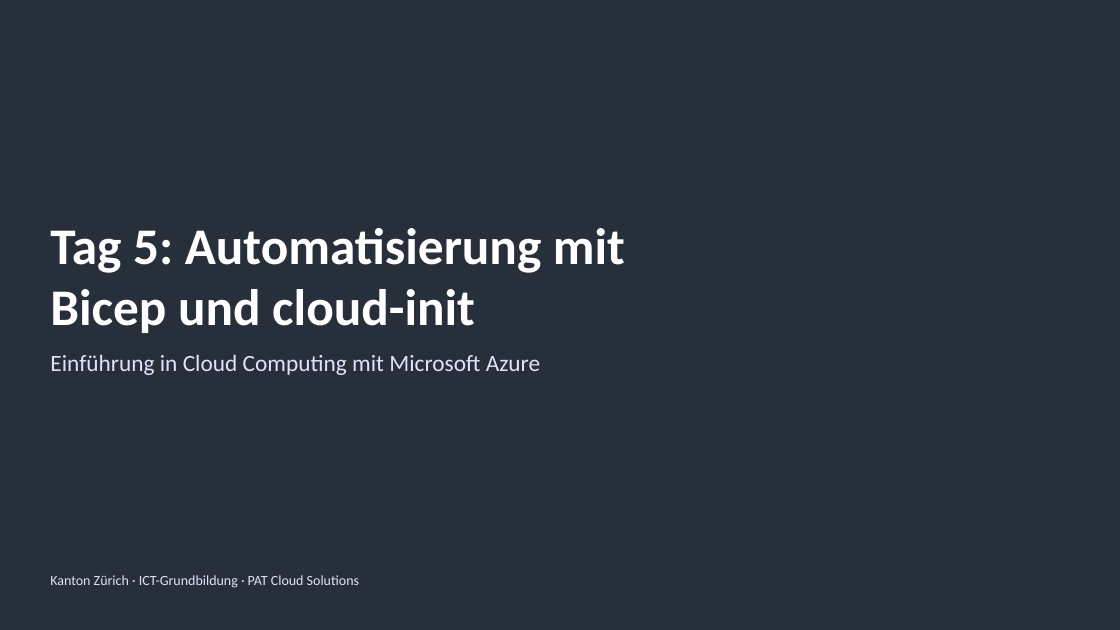
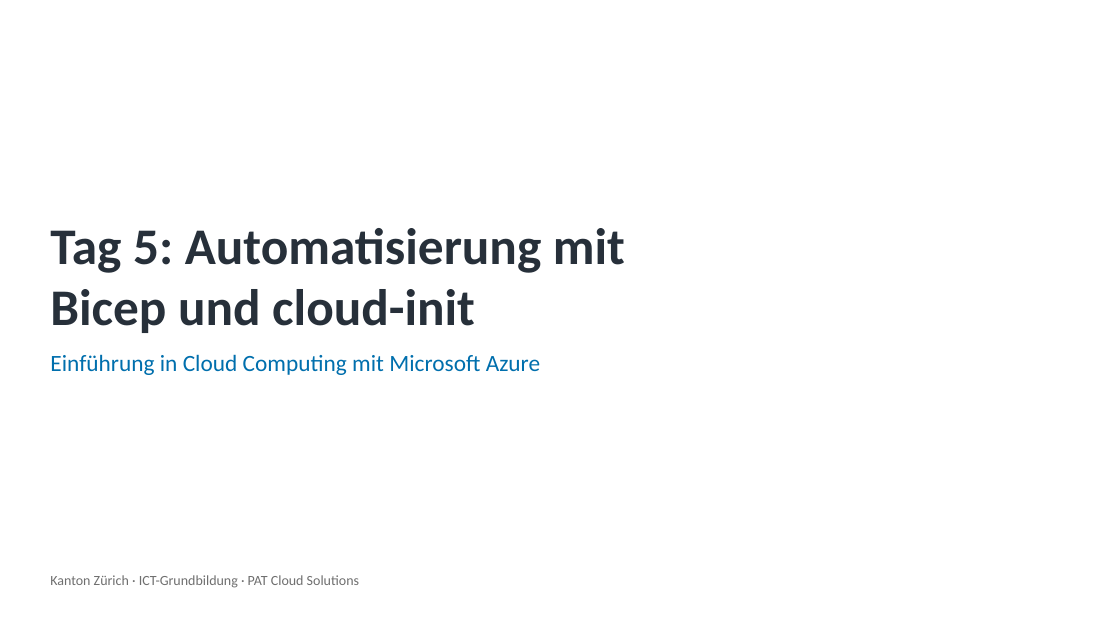
Before and after one commit to pat-teacher/azure-basics-training, a slide deck: slide 1 of praesentationen/tag-5-automatisierung.pptx. Drawn at 1120x630 pixels with LibreOffice and Linux fonts; fonts in the diff are those of the drawing; background and template pictures are left out. Boxes give left, top, right and bottom in pixels: in the first picture for what was removed or moved away, otherwise in the second. Text is boxed around its words. In the diff, an @@ line names an element or a change of style, - is before the commit and + after.

```diff
--- a/praesentationen/tag-5-automatisierung.pptx
+++ b/praesentationen/tag-5-automatisierung.pptx
@@ background #27303A to #FFFFFF @@
@@ title "Tag 5: Automatisierung mit Bicep ..." at box(50, 228, 625, 333): text colour #FFFFFF to #27303A @@
@@ text "Einführung in Cloud Computing mit ..." at box(50, 354, 540, 375): text colour #DEE2FB to #006FAD @@
@@ text "Kanton Zürich · ICT-Grundbildung · ..." at box(50, 575, 359, 588): text colour #DEE2FB to #6F6F6F @@
```
Also in this commit, not shown: 4 other slides changed, 16 other files.
